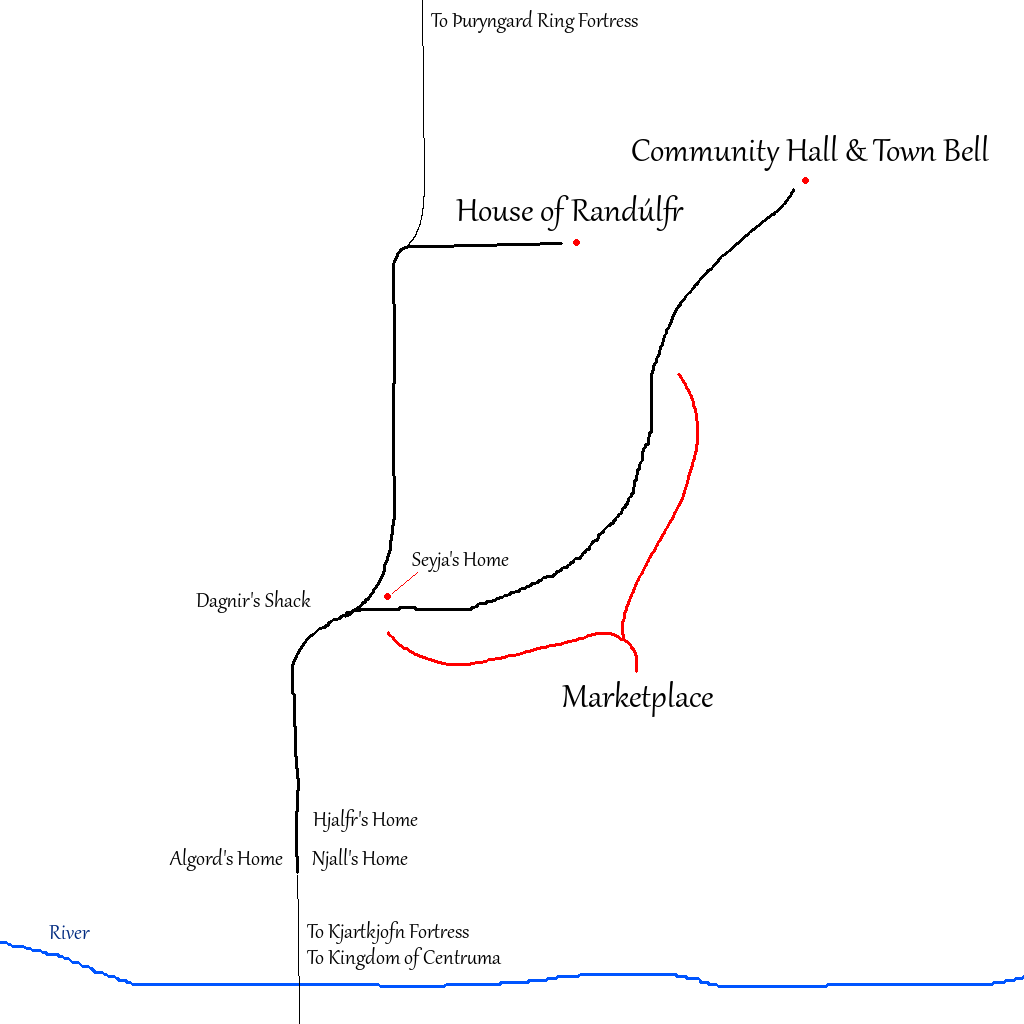
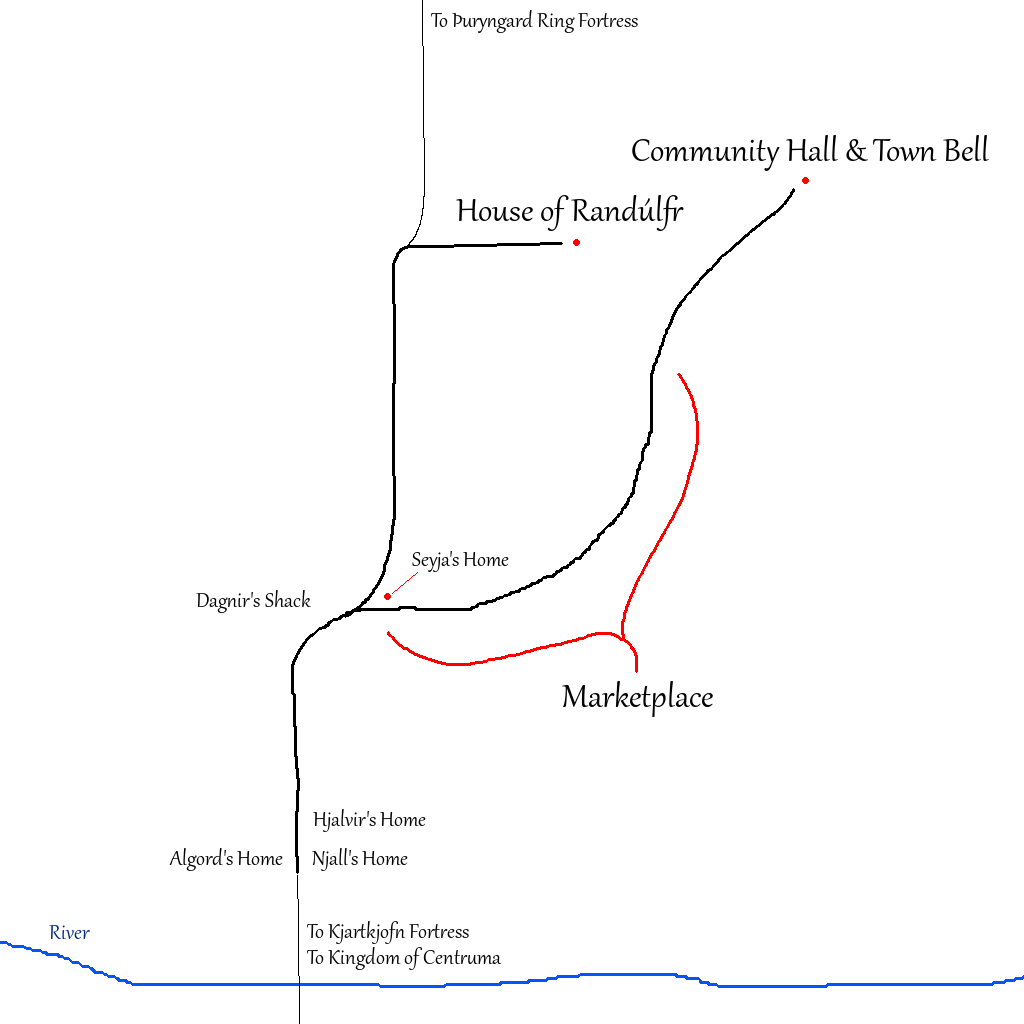
Two versions of the same layered image (1024x1024). Layer-by-layer changes:
renamed "Hjalfr's Home" to "Hjalvir's Home", painted on it over left=341, top=809, right=426, bottom=832
